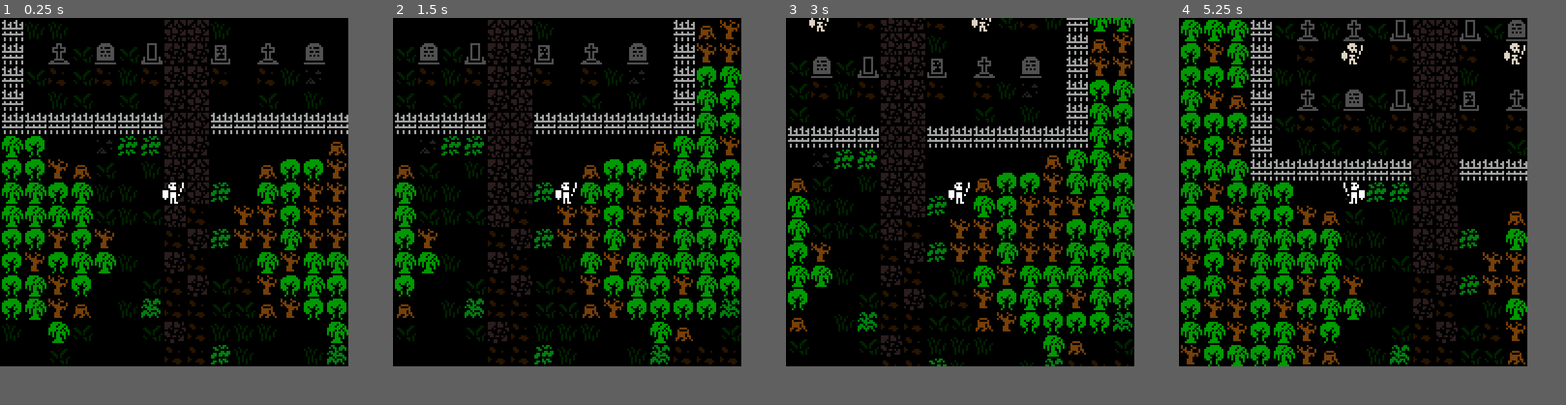
Above: before the commit, frames 1-4 (left to right).
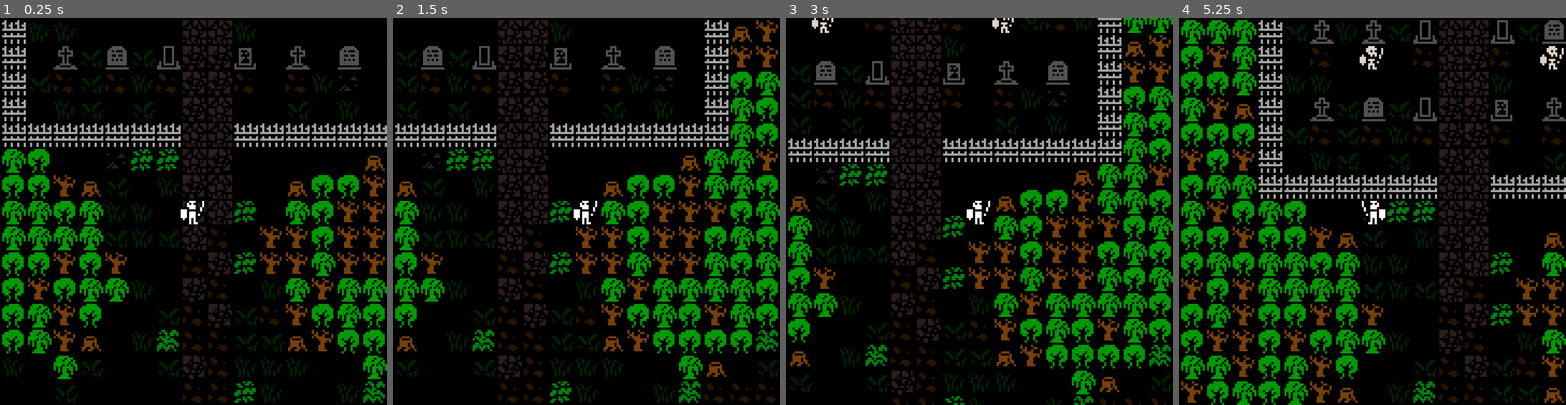
Above: after the commit, the same moments.

Repository: AaronWizard/skeleton-king
Game: Godot game, scene res://src/main.tscn
Two runs of this game, one before a commit and one after it. Both use one fixed random seed, a clock stepped at 60 frames per second and the inputs below.
Inputs (mouse positions are in pixels of both pictures, inside the frame that each line leads up to):
- Up to frame 1 (0.25 s): no input
- Up to frame 2 (1.5 s): tap Enter at 0.5 s; move the mouse to (644, 172) at 0.52 s; hold Right (move_east) 0.53-1.28 s; click (644, 172) at 0.6 s; move the mouse to (497, 211) at 1.27 s; hold Down (move_south) from 1.28 s (still down); tap Space (wait) at 1.35 s
- Up to frame 3 (3 s): tap Space (wait) at 2, 2.85 s; move the mouse to (994, 114) at 2.02 s; release Down (move_south) at 2.03 s; hold Right (move_east) 2.03-2.78 s; click (994, 114) at 2.1 s; tap Enter at 2.75 s; move the mouse to (940, 261) at 2.77 s; hold Up (move_north) from 2.78 s (still down)
- Up to frame 4 (5.25 s): move the mouse to (1457, 242) at 3.52 s; release Up (move_north) at 3.53 s; hold Left (move_west) 3.53-5.03 s; click (1457, 242) at 3.6 s; move the mouse to (1248, 137) at 4.27 s; tap Space (wait) at 4.35 s; move the mouse to (1372, 192) at 5.02 s; hold Down (move_south) from 5.03 s (still down); click (1372, 192) at 5.1 s
In our replay, the window is 720x720 before the commit and 800x800 after it. These sizes can differ from the game's own. Grey fills any space a smaller window leaves; there, only what the larger window draws over its background counts as a difference.

The runs differ from the first frame. In frame 1, 33% of the frame differs, in the area x 0-100%, y 0-100%; in frame 2, 35%; in frame 3, 36%; in frame 4, 39%.

Commit message:
canvas_items rendering. SubViewport for low res.

Diff:
--- a/project.godot
+++ b/project.godot
@@ -27,7 +27,7 @@
 window/size/viewport_height=180
 window/size/window_width_override=1280
 window/size/window_height_override=720
-window/stretch/mode="viewport"
+window/stretch/mode="canvas_items"
 window/stretch/aspect="expand"
 
 [dotnet]
@@ -100,3 +100,4 @@
 textures/canvas_textures/default_texture_filter=0
 renderer/rendering_method="gl_compatibility"
 renderer/rendering_method.mobile="gl_compatibility"
+2d/snap/snap_2d_transforms_to_pixel=true
--- a/src/main.tscn
+++ b/src/main.tscn
@@ -6,7 +6,22 @@
 
 [node name="Main" type="Node" unique_id=168555076]
 
-[node name="Game" parent="." unique_id=1748407525 instance=ExtResource("1_eewff")]
+[node name="SubViewportContainer" type="SubViewportContainer" parent="." unique_id=1936948281]
+anchors_preset = 15
+anchor_right = 1.0
+anchor_bottom = 1.0
+grow_horizontal = 2
+grow_vertical = 2
+stretch = true
+
+[node name="SubViewport" type="SubViewport" parent="SubViewportContainer" unique_id=1142172528]
+handle_input_locally = false
+snap_2d_transforms_to_pixel = true
+canvas_item_default_texture_filter = 0
+size = Vector2i(180, 180)
+render_target_update_mode = 4
+
+[node name="Game" parent="SubViewportContainer/SubViewport" unique_id=1748407525 instance=ExtResource("1_eewff")]
 initial_map_data = ExtResource("2_gh0ne")
 player_span_marker = &"PlayerSpawn"
 player_data = ExtResource("3_5q4o7")
